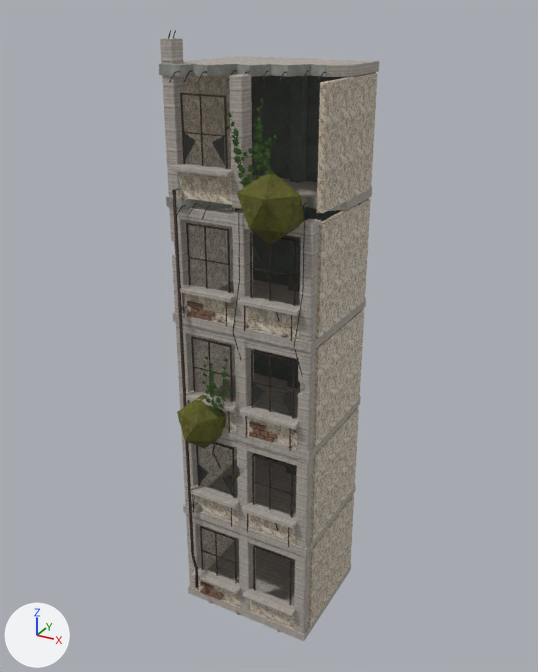
A saved change to the glTF model assets/3d/dungeons/b3_industrial_candidates/v2_courtyard_facade/runtime/f3_v2_courtyard_facade.glb.
Both versions are drawn from a camera (50 mm lens) standing at (8.87, -16.27, 16.65) and looking at (-0.02, -0.1, 8.57). Lighting does not change. The marker at lower left points along +X, +Y and +Z. The older version comes first. Where no turn or scale is listed for an object, it has been applied to the vertices. Vertices at exactly the same position are counted once.

Objects in the first picture: 'f3_damp_concrete_surface', 'f3_deep_crack_surface', 'f3_exposed_aggregate_surface', 'f3_lobed_ivy_veined_surface', 'f3_oxidized_iron_surface', 'f3_v2_cast_floor_surface', 'f3_v2_crumbling_render_surface', 'v2_exposed_infill_brick_surface', 'v2_unlit_room_concrete_surface' and 4 more.
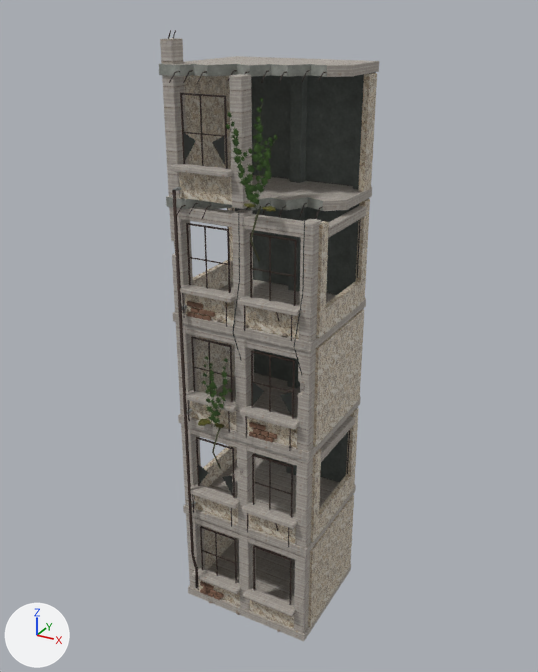
Patch to the scene script:
```diff
--- a/assets/3d/dungeons/b3_industrial_candidates/v2_courtyard_facade/runtime/f3_v2_courtyard_facade.glb.py
+++ b/assets/3d/dungeons/b3_industrial_candidates/v2_courtyard_facade/runtime/f3_v2_courtyard_facade.glb.py
@@ me_icosphere_038 @@
-me_icosphere_038.from_pydata(...)  # 96 vertices, 160 faces; spans x -0.65..2.8, y -0.71..0.79, z -0.85..6.94
+me_icosphere_038.from_pydata(...)  # 96 vertices, 160 faces; spans x -0.16..2.2, y -0.13..0.23, z -0.04..6.14
+# me_icosphere_038 part 1: 12 of 96 vertices moved; they spanned x -0.65..0.66, y -0.55..0.79, z -0.85..0.82 and now span x -0.16..0.07, y -0.08..0.23, z -0.03..0.03; mean shift (-0.01, -0.02, 0.0); largest move (0.2, 0.79, 0.38) -> (-0.16, 0.14, 0.01)
+# me_icosphere_038 part 2: 12 of 96 vertices moved; they spanned x 1.43..2.8, y -0.71..0.66, z 5.26..6.94 and now span x 1.91..2.2, y -0.1..0.18, z 6.04..6.13; mean shift (-0.01, 0.01, -0.02); largest move (2.05, 0.04, 6.94) -> (2.05, 0.04, 6.13)
 me_icosphere_038.materials.append(mat_f3_damp_concrete)
@@ me_cube_021 @@
-me_cube_021.from_pydata(...)  # 1115 vertices, 2142 faces; spans x -0.08..4.0, y -1.74..1.46, z -1.4..13.55
+me_cube_021.from_pydata(...)  # 1563 vertices, 3006 faces; spans x -0.08..4.0, y -1.74..1.46, z -1.4..13.55
+# me_cube_021 part 3: the loose piece of 56 vertices spanning x 3.84..4.0, y -1.46..1.46, z 10.77..13.55 is scaled about its middle by (1.02, 0.112, 1), then moved by (-3.92, 1.25, -9.12)
+# me_cube_021 part 4: the loose piece of 56 vertices spanning x -0.08..0.08, y -1.46..1.46, z 1.65..4.43 is copied, and the copy is scaled about its middle by (1.02, 0.783, 0.233), then moved by (0.0, 0.0, -1.07); it spans x -0.08..0.08, y -1.14..1.14, z 1.64..2.3
+# me_cube_021 part 5: the loose piece of 56 vertices spanning x 3.84..4.0, y -1.46..1.46, z 1.65..4.43 is copied, and the copy is scaled about its middle by (1.02, 0.112, 1), then moved by (0.0, 1.25, 0.0); it spans x 3.84..4.0, y 1.08..1.42, z 1.65..4.43
+# me_cube_021 part 6: the loose piece of 56 vertices spanning x 3.84..4.0, y -1.46..1.46, z 1.65..4.43 is copied, and the copy is scaled about its middle by (1.02, 0.783, 0.233), then moved by (0.0, 0.0, -1.07); it spans x 3.84..4.0, y -1.14..1.14, z 1.64..2.3
+# me_cube_021 part 7: the loose piece of 56 vertices spanning x -0.08..0.08, y -1.46..1.46, z 7.73..10.51 is copied, and the copy is scaled about its middle by (1.02, 0.112, 1), then moved by (0.0, 1.25, 0.0); it spans x -0.08..0.08, y 1.08..1.42, z 7.73..10.51
+# me_cube_021 part 8: the loose piece of 56 vertices spanning x -0.08..0.08, y -1.46..1.46, z 7.73..10.51 is copied, and the copy is scaled about its middle by (1.02, 0.783, 0.233), then moved by (0.0, 0.0, -1.07); it spans x -0.08..0.08, y -1.14..1.14, z 7.72..8.38
+# me_cube_021 part 9: the loose piece of 56 vertices spanning x 3.84..4.0, y -1.46..1.46, z 7.73..10.51 is copied, and the copy is scaled about its middle by (1.02, 0.112, 1), then moved by (0.0, 1.25, 0.0); it spans x 3.84..4.0, y 1.08..1.42, z 7.73..10.51
+# me_cube_021 part 10: the loose piece of 56 vertices spanning x 3.84..4.0, y -1.46..1.46, z 10.77..13.55 is copied, and the copy is scaled about its middle by (1, 0.159, 1), then moved by (0.0, 1.2, 0.0); it spans x 3.84..4.0, y 0.96..1.44, z 10.77..13.55
+# me_cube_021 part 11: 83 vertices moved from x -0.08..4.0, y -1.46..1.46, z 1.65..10.5 to x -0.08..4.0, y -1.45..-1.11, z 1.65..10.51; 133 vertices removed from x -0.08..4.0, y -1.46..1.46, z 1.65..10.51; 133 vertices added at x -0.08..4.0, y -1.45..-1.11, z 1.65..10.51
+# other edits to the shape of me_cube_021 do not show in these pictures
 me_cube_021.materials.append(mat_f3_v2_crumbling_render)
```

Where the change shows, as pixel boxes [x1, y1, x2, y2] in the pictures (538 x 672 px; the box of a moved part takes in the faces that stretch with it):
'f3_damp_concrete_surface', reshaped (38% narrower, 19% shorter)
    before: [177, 171, 304, 449]
    after: [198, 203, 276, 428]
part 1 of me_icosphere_038, moved or reshaped
    before: [177, 395, 226, 449]
    after: [200, 419, 207, 421]
part 2 of me_icosphere_038, moved or reshaped
    before: [237, 171, 304, 244]
    after: [267, 206, 276, 211]
part 3 of me_cube_021, moved or reshaped (not visible afterwards)
    before: [317, 73, 377, 213]
part 4 of me_cube_021, added
    after: [202, 445, 237, 487]
part 5 of me_cube_021, added
    after: [346, 408, 359, 492]
part 6 of me_cube_021, added
    after: [318, 475, 351, 536]
part 7 of me_cube_021, added (mostly hidden)
    after: [228, 207, 235, 259]
part 8 of me_cube_021, added
    after: [193, 259, 233, 290]
part 9 of me_cube_021, added
    after: [356, 199, 370, 304]
part 10 of me_cube_021, added
    after: [358, 73, 377, 192]
part 11 of me_cube_021, moved or reshaped
    before: [190, 199, 371, 542]
    after: [311, 221, 329, 542]
